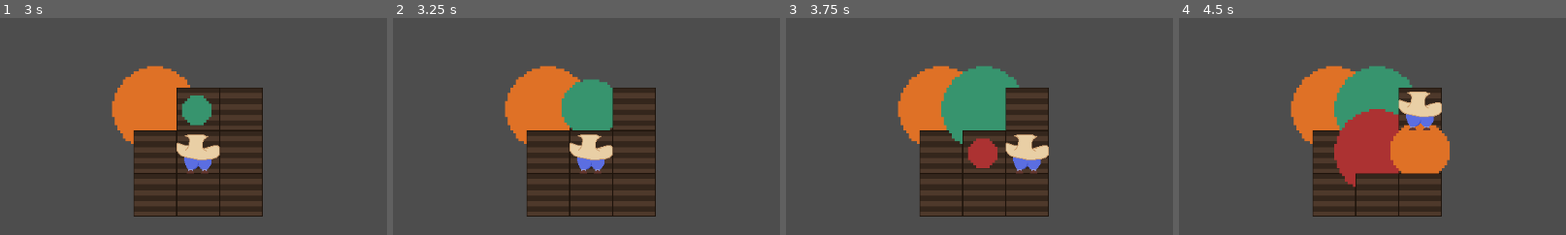
Above: before the commit, frames 1-4 (left to right).
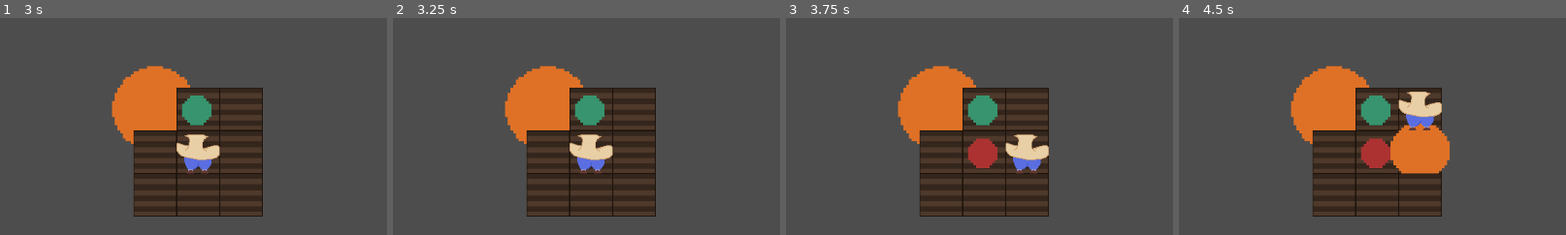
Above: after the commit, the same moments.

Repository: ZaneShan/CMPM-121-F
Game: Godot game, scene res://Main.tscn
Two runs of this game, one before a commit and one after it. Both use one fixed random seed, a clock stepped at 60 frames per second and the inputs below.
Inputs:
- Up to frame 1 (3 s): click "Next Turn" at 0.5 s; click "Next Turn" at 1.25 s; tap Enter (ui_accept) at 2, 2.27, 2.57, 2.75 s; hold Right (ui_right) 2.03-2.78 s; hold 1 (plant1) 2.03-2.78 s; tap 2 (plant2) at 2.3, 2.85 s; hold Down (ui_down) from 2.78 s (still down)
- Up to frame 2 (3.25 s): keep holding Down (ui_down); tap Enter (ui_accept) at 3.02 s; tap 3 (plant3) at 3.05 s
- Up to frame 3 (3.75 s): tap Enter (ui_accept) at 3.32 s; release Down (ui_down) at 3.53 s; hold Right (ui_right) from 3.53 s (still down); hold 3 (plant3) from 3.53 s (still down)
- Up to frame 4 (4.5 s): tap Enter (ui_accept) at 3.8, 4.25, 4.35 s; release Right (ui_right) at 4.28 s; release 3 (plant3) at 4.28 s; hold Up (ui_up) from 4.28 s (still down)
The pictures show only the part of the screen within x 22-72%, y 14-64%; the shares and areas given below are measured in that part.

Frame 1 is identical in both runs. In frame 2, 2.0% of the frame differs, in the area x 43-57%, y 28-52%; in frame 3, 3.9%; in frame 4, 6.4%, in the area x 40-61%, y 22-79%.

Commit message:
added spacial rules governing plant growth

Diff:
--- a/Main.gd
+++ b/Main.gd
@@ -9,6 +9,13 @@
 	# Use the static method from Plot to create the grid
 	var cell_size = 64
 	plotsArray = plot_scene.create_grid(grid_size, cell_size, self)
+
+	# Assign the plotsArray to each plot
+	for row in plotsArray:
+		for plot in row:
+			plot.set_plots_array(plotsArray)  # Set the grid reference in each plot
+
+	print(plotsArray[0][0].get_adjacent_plots())  # This will print the adjacent plots for the top-left plot
 
 	# Connect the turn button
 	var button = $TurnButton
--- a/Player.gd
+++ b/Player.gd
@@ -59,25 +59,28 @@
 
 # CAN BE MOVED TO PLANT.GD but this works so i dont wanna do that rn
 func plant_seed_on_current_plot(plant_type: String):
-	var plant_scene = preload("res://plants/Plant.tscn")
-	var current_plant = plant_scene # Default value
-	var carrot_scene = preload("res://plants/Carrot.tscn")
-	var lettuce_scene = preload("res://plants/Lettuce.tscn")
-	var tomato_scene = preload("res://plants/Tomato.tscn")
+	var current_plant = null
 	if (plant_type == "Carrot"):
-		current_plant = carrot_scene
+		current_plant = preload("res://plants/Carrot.tscn")
 	elif (plant_type == "Lettuce"):
-		current_plant = lettuce_scene
+		current_plant = preload("res://plants/Lettuce.tscn")
 	elif (plant_type == "Tomato"):
-		current_plant = tomato_scene
+		current_plant = preload("res://plants/Tomato.tscn")
 	else:
-		current_plant = plant_scene
+		current_plant = preload("res://plants/Plant.tscn") # Default value
+
 	var plant = current_plant.instantiate()
+
+	plant.is_carrot = (plant_type == "Carrot")
+	plant.is_lettuce = (plant_type == "Lettuce")
+	plant.is_tomato = (plant_type == "Tomato")
+
 	if current_plot and not current_plot.has_plant():
 		current_plot.set_plant(plant)
 		current_plot.add_child(plant)
 		print("current plot plant: ", current_plot.plant)
 		plant.global_position = current_plot.position
+		plant.current_plot = current_plot
 
 func harvest_plant_on_current_plot():
 	if current_plot:
--- a/Plot.gd
+++ b/Plot.gd
@@ -76,7 +76,36 @@
 			parent.add_child(plot)  # Add plot to the provided parent node
 			plot.position = Vector2(start_x + x * cell_size, start_y + y * cell_size)
 			plot.coordinates = Vector2(x, y)
-			print("Plot coordinates: ", plot.coordinates, " | Position: ", plot.position)
 			row.append(plot)
 		plots.append(row)
 	return plots
+
+var plots_array = []  # Reference to the parent grid of plots
+
+# Set the plots array explicitly when creating the grid
+func set_plots_array(new_plots_array):
+	plots_array = new_plots_array
+
+func get_adjacent_plots() -> Array:
+	var adjacent_plots = []
+	var current_x = coordinates.x
+	var current_y = coordinates.y
+
+	# Ensure the grid is set and access it directly
+	if plots_array.size() == 0:
+		return adjacent_plots  # Early exit if grid is not set properly
+
+	var grid_size_x = plots_array.size()  # Number of rows
+	var grid_size_y = plots_array[0].size()  # Number of columns (assuming all rows have same number of columns)
+
+	# Ensure coordinates are within bounds of the grid
+	if current_x > 0:
+		adjacent_plots.append(plots_array[current_x - 1][current_y])  # Left
+	if current_x < grid_size_x - 1:
+		adjacent_plots.append(plots_array[current_x + 1][current_y])  # Right
+	if current_y > 0:
+		adjacent_plots.append(plots_array[current_x][current_y - 1])  # Up
+	if current_y < grid_size_y - 1:
+		adjacent_plots.append(plots_array[current_x][current_y + 1])  # Down
+
+	return adjacent_plots
--- a/plants/Plant.gd
+++ b/plants/Plant.gd
@@ -2,6 +2,7 @@
 class_name Plant
 var growth_level = 0
 var max_growth_level = 3
+var current_plot = null
 @export var sun_req = 1.0
 @export var water_req = 1.0
 
@@ -9,6 +10,10 @@
 var plant_stage_1 = null
 var plant_stage_2 = null
 var plant_stage_3 = null
+
+var is_lettuce = false
+var is_carrot = false
+var is_tomato = false
 
 func _ready():
 	# Get references to the child Sprite nodes for each growth stage
@@ -32,6 +37,24 @@
 				plant.grow()
 
 func grow():
+	# conditionals dependent on plant type
+	if (is_lettuce):
+		# lettuce can only grow near other lettuce
+		if(!CheckIfNear("Lettuce", current_plot)):
+			return false
+	if (is_tomato):
+		# tomato can only grow when alone, having any plants adjacent prohibits growth
+		if(CheckIfNear("Lettuce", current_plot)):
+			return false
+		if(CheckIfNear("Carrot", current_plot)):
+			return false
+		if(CheckIfNear("Tomato", current_plot)):
+			return false
+	if (is_carrot):
+		# carrots can only grow near other types other than themselves, or by themselves
+		if(CheckIfNear("Carrot", current_plot)):
+			return false
+
 	update_plant_growth()
 
 # Checks if the plant is fully grown
@@ -42,3 +65,22 @@
 	plant_stage_1.visible = growth_level == 0
 	plant_stage_2.visible = growth_level == 1
 	plant_stage_3.visible = growth_level == 2
+
+func CheckIfNear(plant_type: String, currentPlot) -> bool:
+	var nearby_plots = currentPlot.get_adjacent_plots()
+
+	# Check each adjacent plot for a plant of the given type
+	for plot in nearby_plots:
+		if plot.has_plant():
+			var plant = plot.get_plant()
+
+			# Check if the plant type matches
+			if plant_type == "Carrot" and plant.is_carrot:
+				return true
+			elif plant_type == "Lettuce" and plant.is_lettuce:
+				return true
+			elif plant_type == "Tomato" and plant.is_tomato:
+				return true
+
+	# If no matching plants were found
+	return false
--- a/plants/Plant.tscn
+++ b/plants/Plant.tscn
@@ -5,7 +5,7 @@
 [ext_resource type="Texture2D" uid="uid://csuxl5efh7a3v" path="res://Sprites/Carrot2-Alpha-Testing.svg" id="3_01kbr"]
 [ext_resource type="Texture2D" uid="uid://cy3tg77w3trkj" path="res://Sprites/Carrot3-Alpha-Testing.svg" id="4_1de5l"]
 
-[node name="Plant" type="Area2D"]
+[node name="Plant" type="Node2D"]
 script = ExtResource("1_738ou")
 
 [node name="plant_stage_1" type="Sprite2D" parent="."]
@@ -18,5 +18,3 @@
 [node name="plant_stage_3" type="Sprite2D" parent="."]
 visible = false
 texture = ExtResource("4_1de5l")
-
-[node name="CollisionShape2D" type="CollisionShape2D" parent="."]
Not shown: 1 places in Plot.tscn that only renumber resources
